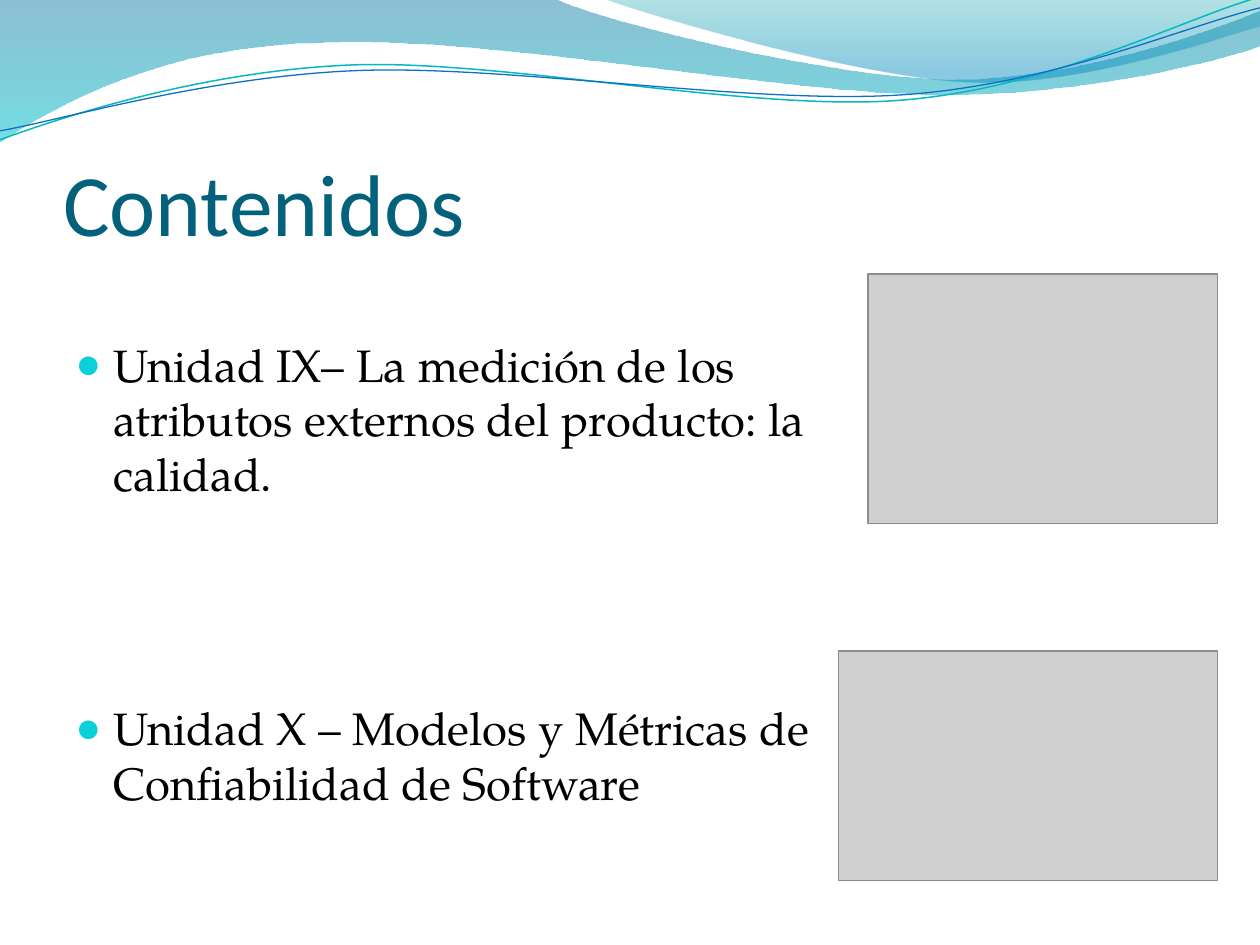
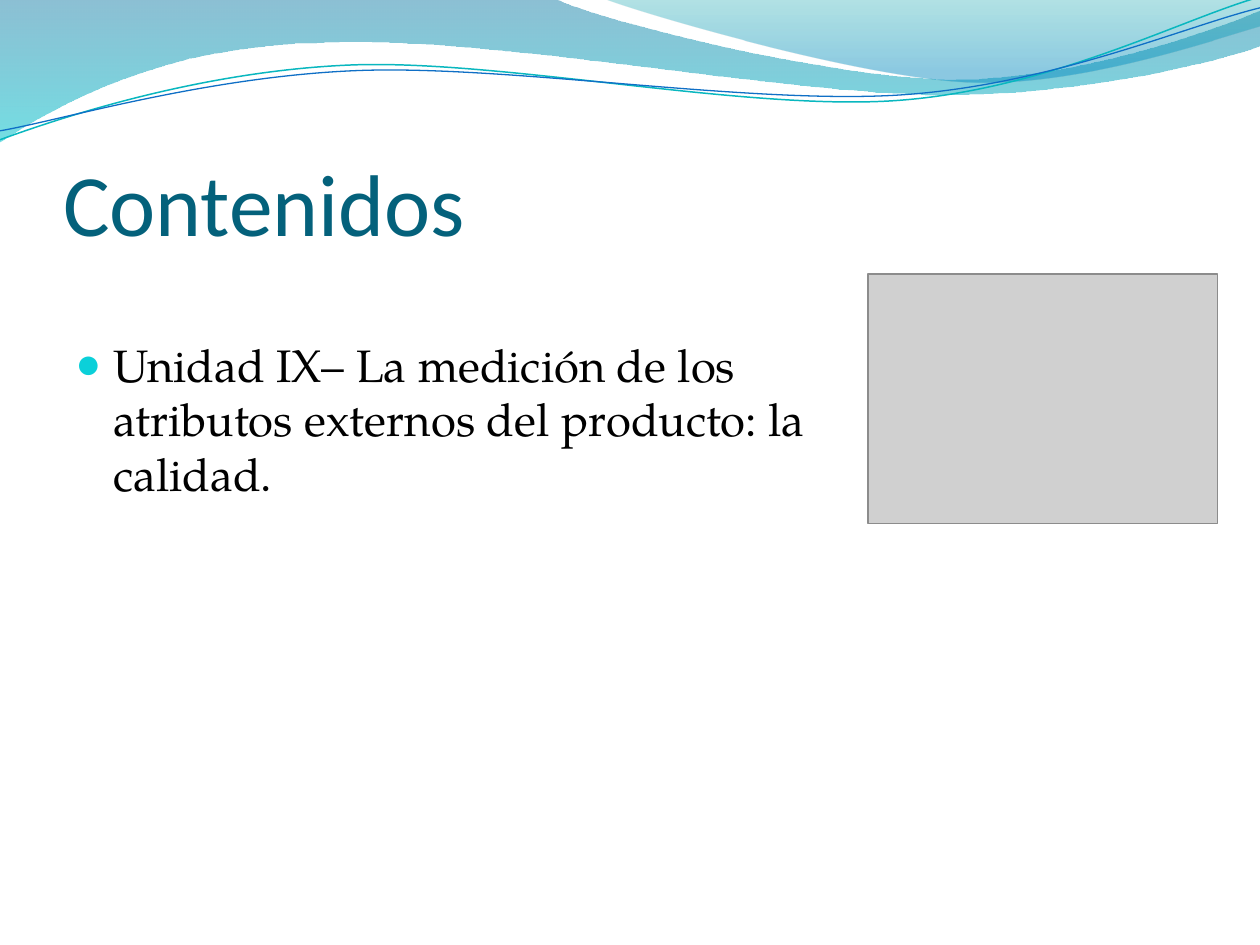
Before and after one commit to giopetterin/UADER---Metricas-de-Software, a slide deck: slide 8 of Presentaciones/00. Introduccion.pptx. Drawn at 1260x945 pixels with LibreOffice and Linux fonts; fonts in the diff are those of the drawing; grey boxes stand for pictures; background and template pictures are left out. Boxes give left, top, right and bottom in pixels: in the first picture for what was removed or moved away, otherwise in the second. Text is boxed around its words. In the diff, an @@ line names an element or a change of style, - is before the commit and + after.

Commit message:
Actualización del Contenido - Capitulo 10 no va

```diff
--- a/Presentaciones/00. Introduccion.pptx
+++ b/Presentaciones/00. Introduccion.pptx
@@ picture removed at <box>838,651,1217,881</box> @@
@@ text at <box>113,712,809,801</box>: paragraph removed @@
-● Unidad X – Modelos y Métricas de Confiabilidad de Software
```
